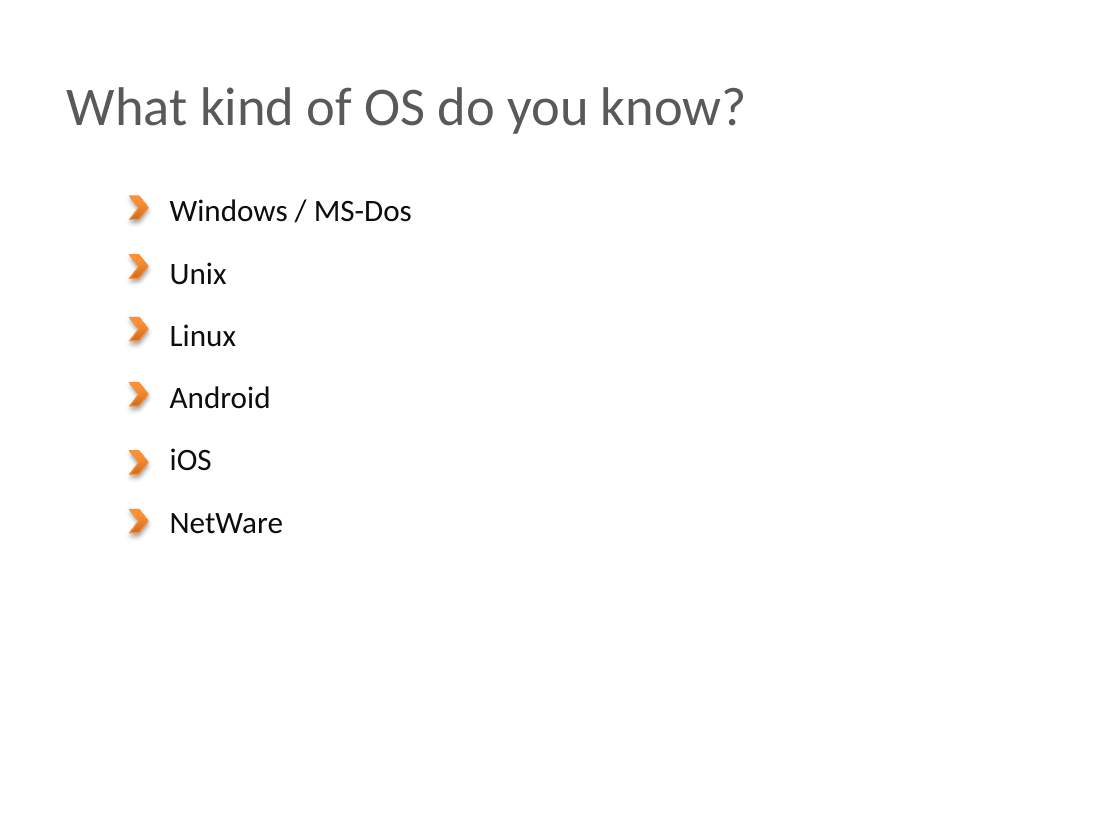
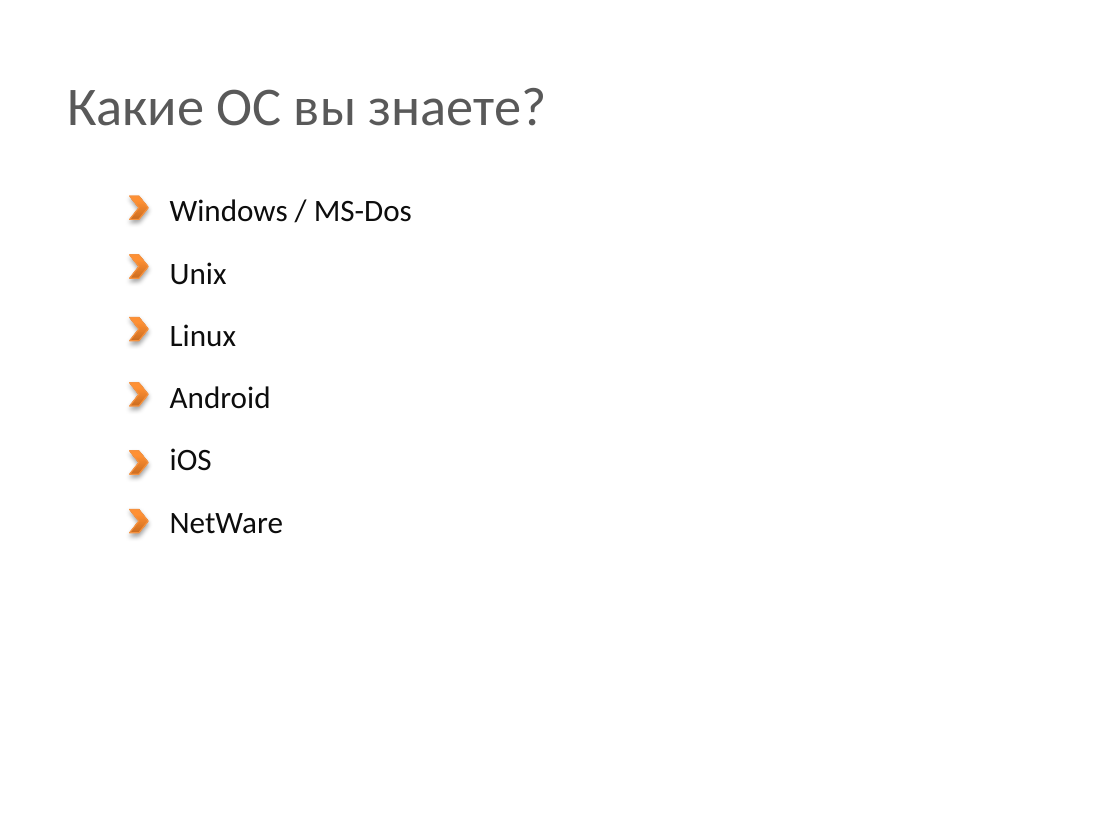
Before and after one commit to BigRacer/swtesting, a slide deck: slide 6 of 1.Introduction_part2/Introduction.pptx. Drawn at 1120x840 pixels with LibreOffice and Linux fonts; fonts in the diff are those of the drawing; background and template pictures are left out. Boxes give left, top, right and bottom in pixels: in the first picture for what was removed or moved away, otherwise in the second. Text is boxed around its words. In the diff, an @@ line names an element or a change of style, - is before the commit and + after.

```diff
--- a/1.Introduction_part2/Introduction.pptx
+++ b/1.Introduction_part2/Introduction.pptx
@@ text at box(67, 88, 547, 126): text changed @@
-What kind of OS do you know?
+Какие ОС вы знаете?
```
Also in this commit, not shown: 8 other slides changed, 5 slides added, 5 slides removed, 2 other files.
